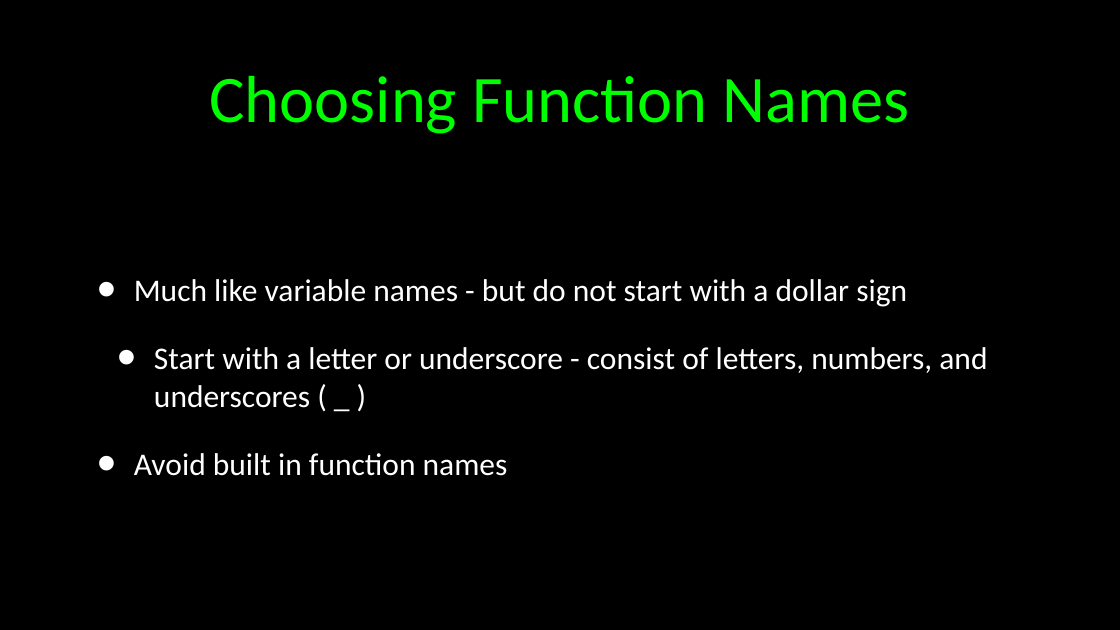
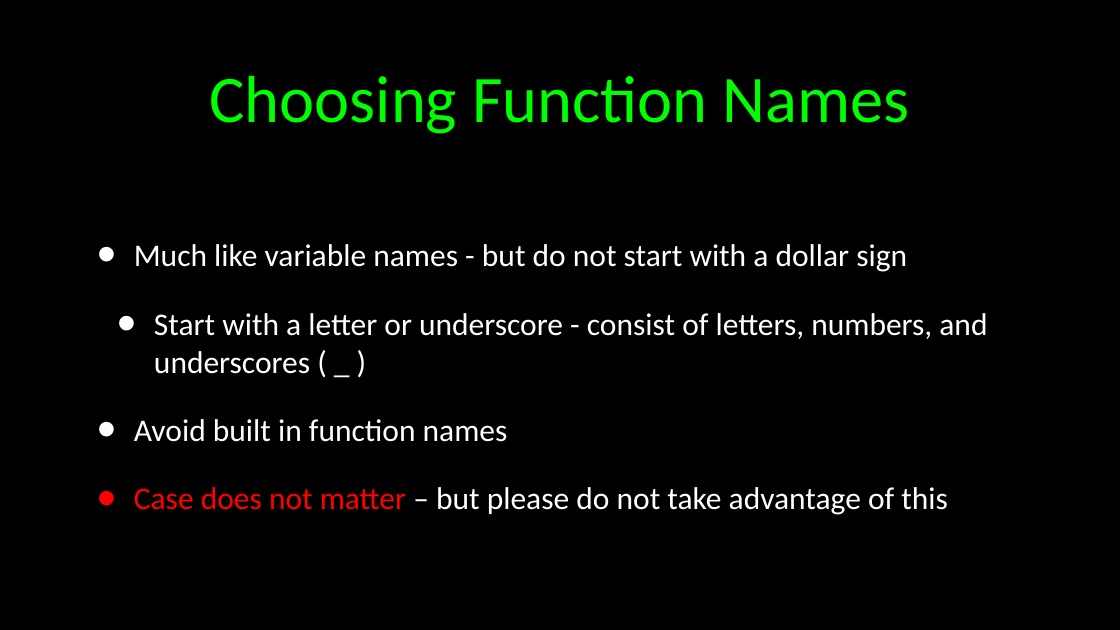
Before and after one commit to csev/wa4e, a slide deck: slide 9 of lectures/PHP-06-Functions.ppt (slide 12 before the commit). Drawn at 1120x630 pixels with LibreOffice and Linux fonts; fonts in the diff are those of the drawing. Boxes give left, top, right and bottom in pixels: in the first picture for what was removed or moved away, otherwise in the second. Text is boxed around its words. In the diff, an @@ line names an element or a change of style, - is before the commit and + after.

```diff
--- a/lectures/PHP-06-Functions.ppt
+++ b/lectures/PHP-06-Functions.ppt
@@ text at (134, 487, 948, 515): paragraph added @@
+• Case does not matter – but please do not take advantage of this
```
Also in this commit, not shown: 1 other slide changed, 2 slides added, 2 slides removed, 1 other file.
